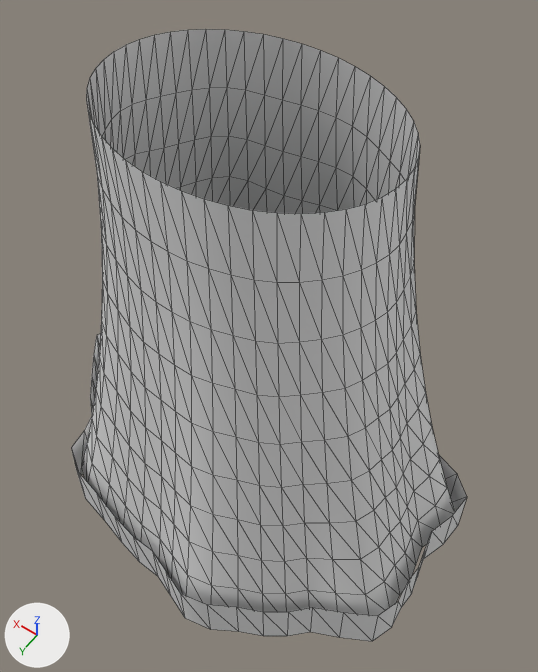
One commit to the glTF model assets/models/creator/outfits/Male_Mage_Robe.gltf: the scene before it, then after it.
Both versions are drawn from a camera (50 mm lens) standing at (-0.365, 0.506, 1.392) and looking at (-0.002, -0.002, 0.594). The lights are fixed; the arrows at lower left show +X, +Y and +Z. The older version comes first. Mesh edges are drawn as thin lines.

The first picture shows 'Male_Mage_Robe'.
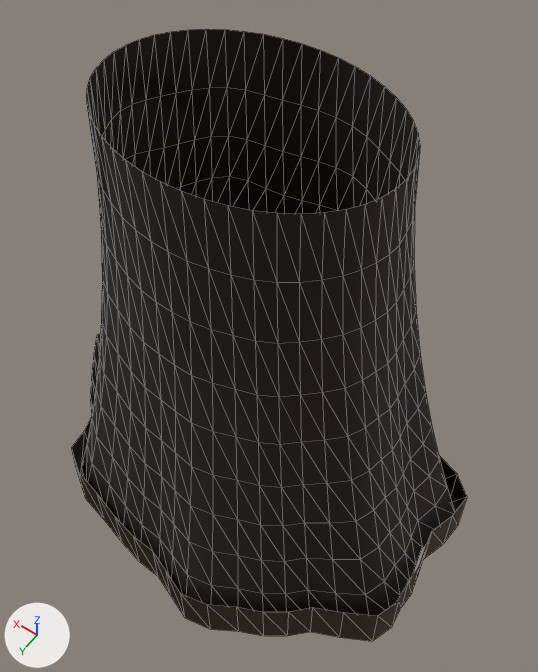
Boxes [x1, y1, x2, y2] around the edits, measured in the pictures (538 x 672 px):
```json
{"object": "Male_Mage_Robe", "change": "recoloured", "before": [71, 29, 467, 641], "after": [71, 29, 467, 641], "on screen": "white to black"}
```

Scene script edits in JSON lines:
```json
{"op": "add", "block": "img_t_peasant_normal", "code": ["img_t_peasant_normal = load_image('T_Peasant_Normal', 'T_Peasant_Normal.png', 4096, 4096, 'Non-Color')"]}
{"op": "add", "block": "img_t_peasant_basecolor", "code": ["img_t_peasant_basecolor = load_image('T_Peasant_BaseColor', 'T_Peasant_BaseColor.png', 4096, 4096, 'sRGB')"]}
{"op": "add", "block": "img_t_peasant_orm", "code": ["img_t_peasant_orm = load_image('T_Peasant_ORM', 'T_Peasant_ORM.png', 4096, 4096, 'Non-Color')"]}
{"op": "add", "block": "mat_mi_peasant", "code": ["mat_mi_peasant = bpy.data.materials.new('MI_Peasant')", "# uses the picture img_t_peasant_basecolor", "# uses the picture img_t_peasant_normal", "# uses the picture img_t_peasant_orm"]}
{"block": "me_male_mage_robe", "where": "me_male_mage_robe.from_pydata(...)  # 576 vertices, 960 faces; spans x -0.322..0.347, y -0.218..0.282, z 0.189..0.97"}
{"op": "add", "block": "me_male_mage_robe", "code": "me_male_mage_robe.materials.append(mat_mi_peasant)"}
```
